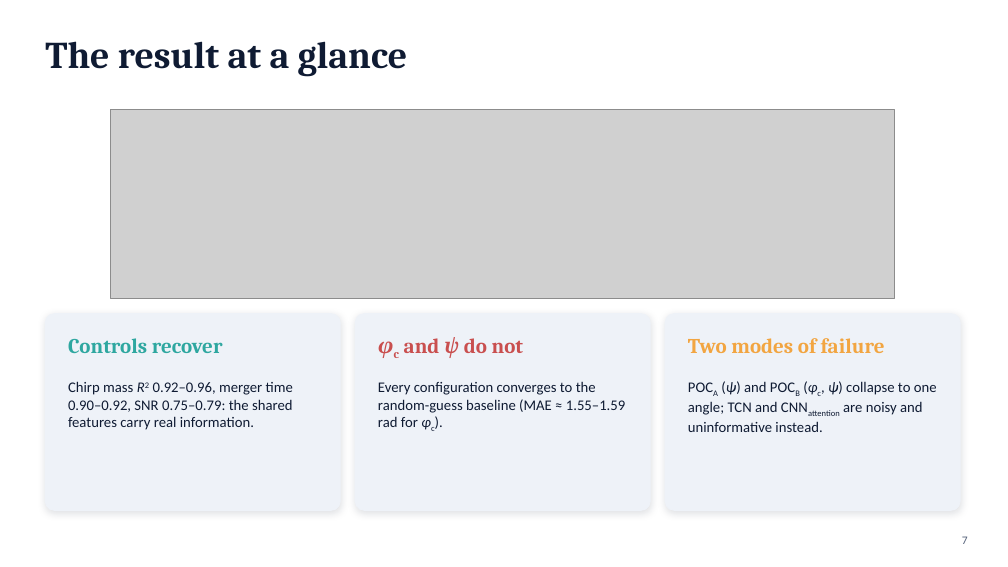
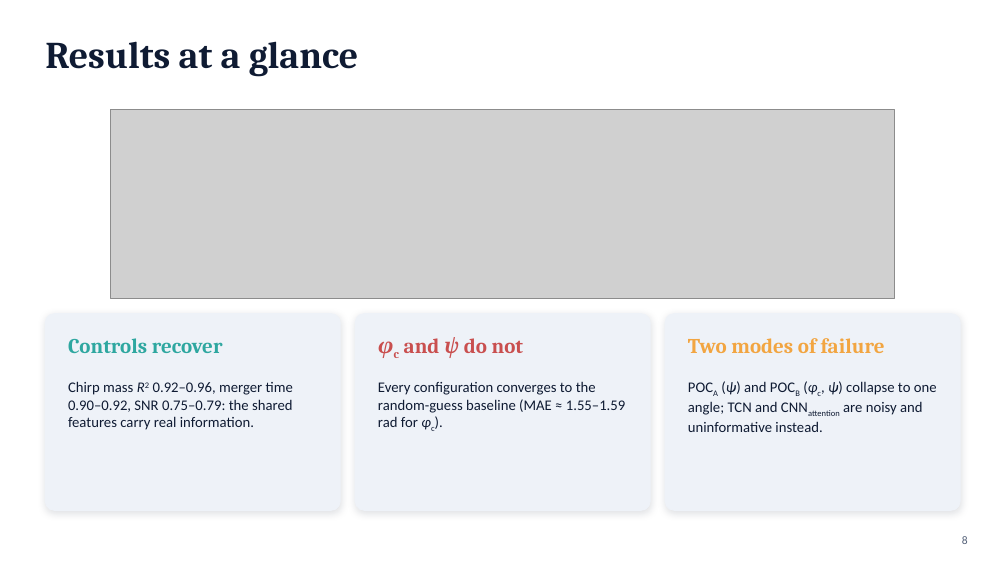
Before and after one commit to syedalimohsinbukhari/ml_practice_v2, a slide deck: slide 8 of experiments/phic_psi_poc-redo/phic_psi_presentation.pptx (slide 7 before the commit). Drawn at 1008x567 pixels with LibreOffice and Linux fonts; fonts in the diff are those of the drawing; grey boxes stand for pictures. Boxes give left, top, right and bottom in pixels: in the first picture for what was removed or moved away, otherwise in the second. Text is boxed around its words. In the diff, an @@ line names an element or a change of style, - is before the commit and + after.

```diff
--- a/experiments/phic_psi_poc-redo/phic_psi_presentation.pptx
+++ b/experiments/phic_psi_poc-redo/phic_psi_presentation.pptx
@@ title at (x1=45, y1=41, x2=359, y2=76): text changed @@
-The result at a glance
+Results at a glance
@@ page number at (x1=962, y1=536, x2=968, y2=544): text changed @@
-7
+8
```
Also in this commit, not shown: 11 other slides changed, 1 slide added, 3 other files.
